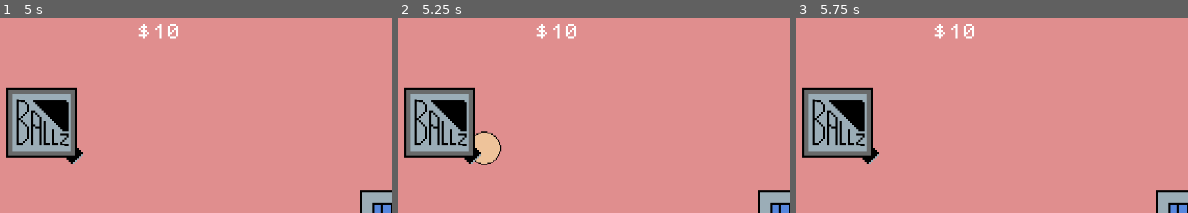
Above: before the commit, frames 1-3 (left to right).
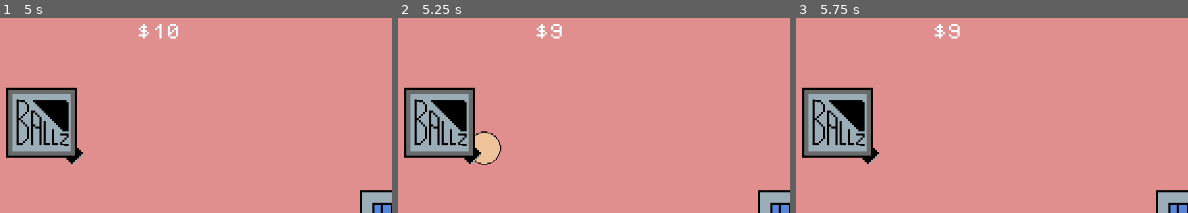
Above: after the commit, the same moments.

Repository: nimilgp/brackey-2025-aug
Game: Godot game, scene res://scenes/game.tscn
Same seed, same stepped clock (60 frames per second), same inputs: the game is played once before the commit and once after it.
Inputs (mouse positions are % of the whole screen's width and height, from its top left):
- Up to frame 1 (5 s): drag from (25, 96) to (95, 80) at 0.52 s; drag from (81, 95) to (95, 80) at 1.27 s; tap Enter at 2, 3.5 s; move the mouse to (60, 20) at 2.02 s; hold D 2.03-2.75 s; tap Space at 2.75, 4.25 s; drag from (45, 69) to (5, 80) at 2.77 s; move the mouse to (81, 63) at 3.52 s; hold A 3.53-4.25 s; drag from (19, 28) to (5, 80) at 4.27 s
- Up to frame 2 (5.25 s): tap Enter at 5 s; move the mouse to (55, 46) at 5.02 s; hold S from 5.03 s (still down); click (55, 46) at 5.17 s
- Up to frame 3 (5.75 s): keep holding S
The pictures show only the part of the screen within x 0-50%, y 0-50%; the shares and areas given below are measured in that part.

Frame 1 is identical in both runs. In frame 2, 0.2% of the frame differs, in the area x 39-46%, y 3-11%; in frame 3, 0.2%.

Commit message:
money reduce for machines

Diff:
--- a/scripts/choc_chip.gd
+++ b/scripts/choc_chip.gd
@@ -1,4 +1,8 @@
 extends "res://scripts/proc_element.gd"
+
+@onready var game_manager: Node = %"game-manager"
+
+const CHOC_CHIP_PRICE = 2
 
 # Called when the node enters the scene tree for the first time.
 func _ready() -> void:
@@ -19,6 +23,8 @@
 	# get cookie details in base class var
 	await process_cookie(body, PROC_NAME)
 
+	game_manager.reduce_money(CHOC_CHIP_PRICE)
+
 	# change cookie animation based on recipe
 	body.generic_processor()
 	body.visible = true
--- a/scripts/choc_dip.gd
+++ b/scripts/choc_dip.gd
@@ -1,4 +1,8 @@
 extends "res://scripts/proc_element.gd"
+
+@onready var game_manager: Node = %"game-manager"
+
+const CHOC_DIP_PRICE = 1
 
 # Called when the node enters the scene tree for the first time.
 func _ready() -> void:
@@ -23,6 +27,8 @@
 	body.generic_processor()
 	body.visible = true
 
+	game_manager.reduce_money(CHOC_DIP_PRICE)
+
 	# add launch script and restore gravity
 	body.linear_velocity = LAUNCH_VELOCITY
 	body.gravity_scale = 1
--- a/scripts/cool_oven.gd
+++ b/scripts/cool_oven.gd
@@ -1,4 +1,8 @@
 extends "res://scripts/proc_element.gd"
+
+@onready var game_manager: Node = %"game-manager"
+
+const SPRINKLY_PROD_PRICE = 3
 
 # Called when the node enters the scene tree for the first time.
 func _ready() -> void:
@@ -19,6 +23,8 @@
 	# get cookie details in base class var
 	await process_cookie(body, PROC_NAME)
 
+	game_manager.reduce_money(SPRINKLY_PROD_PRICE)
+
 	# change cookie animation based on recipe
 	body.generic_processor()
 	body.visible = true
--- a/scripts/dough_dispenser.gd
+++ b/scripts/dough_dispenser.gd
@@ -6,6 +6,11 @@
 
 const BALL = preload("res://scenes/ball.tscn")
 const BALL_VEL : Vector2 = Vector2(200, 0)
+
+const DOUGH_PRODUCTION_COST = 1
+
+# Game manager
+@onready var game_manager : Node = %"game-manager"
 
 # Called when the node enters the scene tree for the first time.
 func _ready() -> void:
@@ -18,6 +23,9 @@
 
 
 func _on_timer_2_timeout() -> void:
+	# update money
+	game_manager.reduce_money(DOUGH_PRODUCTION_COST)
+
 	# get position of dough dispenser
 	# create new dough
 	var new_ball = BALL.instantiate()
--- a/scripts/game_manager.gd
+++ b/scripts/game_manager.gd
@@ -2,6 +2,11 @@
 
 var money = 10
 @onready var money_label: Label = $"money-label"
+
+func _process(delta: float) -> void:
+	if money == 0:
+		pass
+		# end game
 
 func add_money(amount):
 	money += amount
@@ -9,3 +14,4 @@
 
 func reduce_money(amount):
 	money -= amount
+	money_label.text = "$"+ str(money)
--- a/scripts/kill_zone.gd
+++ b/scripts/kill_zone.gd
@@ -15,5 +15,3 @@
 
 	# destroy cookie
 	body.queue_free()
-
-	# deduce mony
--- a/scripts/oven.gd
+++ b/scripts/oven.gd
@@ -1,4 +1,8 @@
 extends "res://scripts/proc_element.gd"
+
+@onready var game_manager: Node = %"game-manager"
+
+const OVEN_PROD_PRICE = 1
 
 # Called when the node enters the scene tree for the first time.
 func _ready() -> void:
@@ -16,8 +20,12 @@
 	body.linear_velocity = Vector2()
 	body.gravity_scale = 0
 
+	game_manager
+
 	# get cookie details in base class var
 	await process_cookie(body, PROC_NAME)
+
+	game_manager.reduce_money(OVEN_PROD_PRICE)
 
 	# change cookie animation based on recipe
 	body.generic_processor()
Not shown: 1 places in scenes/ball.tscn that only renumber resources
Not shown: 1 places in scenes/game.tscn that only renumber resources
